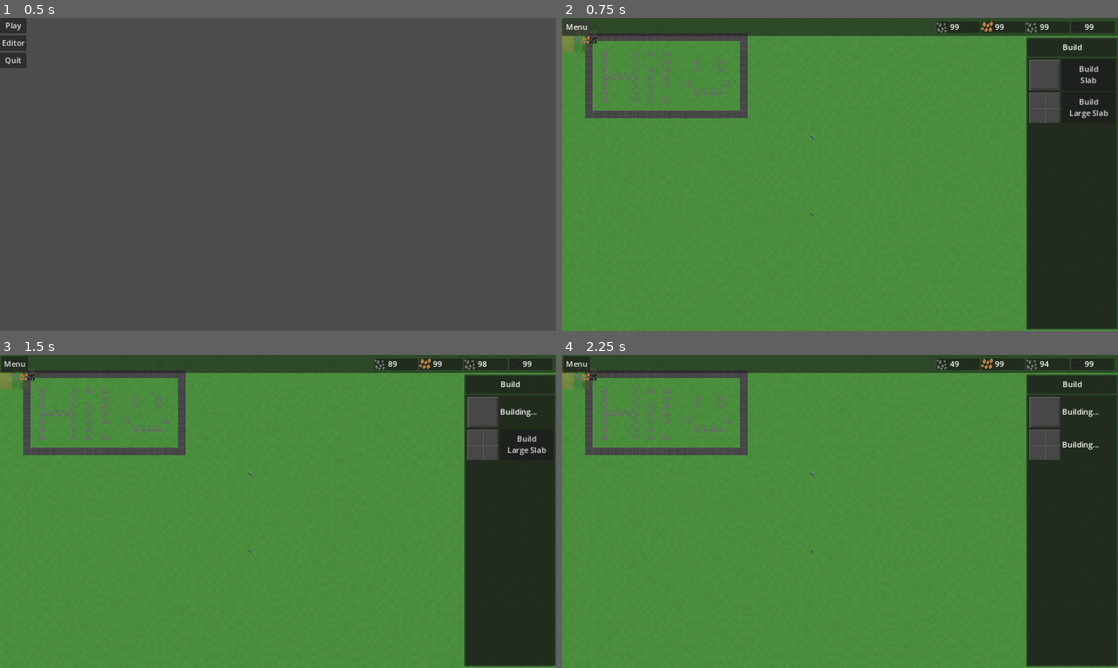
Above: before the commit, frames 1-4 (two rows, left to right).
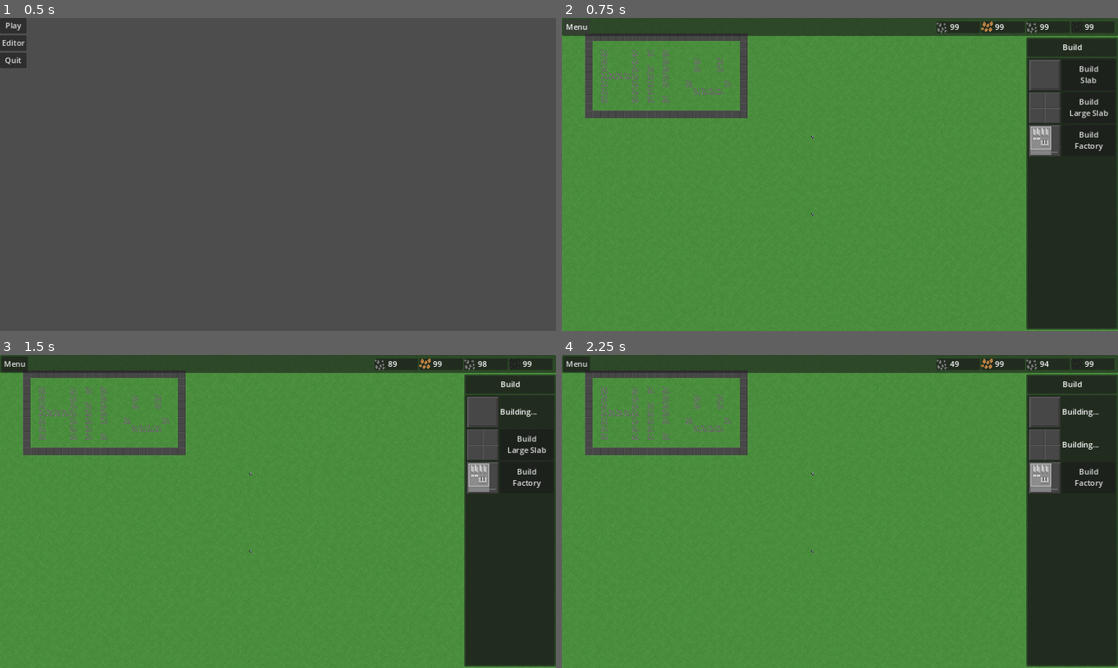
Above: after the commit, the same moments.

Repository: wssuomi/pirate-jam-14
Game: Godot game, scene res://scenes/main_menu.tscn
The game is run twice, just before and just after one commit, with the same random seed, the same clock (stepped at 60 frames per second) and the same inputs.
Inputs:
- Up to frame 1 (0.5 s): no input
- Up to frame 2 (0.75 s): click "Play" at 0.5 s
- Up to frame 3 (1.5 s): click "Build Slab" at 1.25 s
- Up to frame 4 (2.25 s): click "Build Large Slab" at 2 s

Frame 1 is identical in both runs. In frame 2, 0.8% of the frame differs, in the area x 0-98%, y 3-45%; in frame 3, 0.8%; in frame 4, 0.8%.

Commit message:
added factory

Diff:
--- a/scenes/game.tscn
+++ b/scenes/game.tscn
@@ -12,6 +12,10 @@
 [sub_resource type="AtlasTexture" id="AtlasTexture_1to33"]
 atlas = ExtResource("3_ee80l")
 region = Rect2(0, 80, 32, 32)
+
+[sub_resource type="AtlasTexture" id="AtlasTexture_ksces"]
+atlas = ExtResource("3_ee80l")
+region = Rect2(0, 112, 32, 32)
 
 [sub_resource type="AtlasTexture" id="AtlasTexture_trr3j"]
 atlas = ExtResource("3_ee80l")
@@ -61,6 +65,10 @@
 1:5/0 = 0
 1:6/0 = 0
 0:6/0 = 0
+0:7/0 = 0
+1:7/0 = 0
+1:8/0 = 0
+0:8/0 = 0
 
 [sub_resource type="TileSet" id="TileSet_aha5v"]
 sources/0 = SubResource("TileSetAtlasSource_vnpe4")
@@ -196,6 +204,36 @@
 one_shot = true
 
 [node name="Label" type="Label" parent="CanvasLayer/SideBarBuild/BuildOptions/VBoxContainer/LargeSlab"]
+visible = false
+layout_mode = 2
+size_flags_horizontal = 4
+mouse_filter = 1
+text = "Building..."
+
+[node name="Factory" type="HBoxContainer" parent="CanvasLayer/SideBarBuild/BuildOptions/VBoxContainer"]
+layout_mode = 2
+size_flags_horizontal = 0
+size_flags_vertical = 4
+
+[node name="Picture" type="TextureRect" parent="CanvasLayer/SideBarBuild/BuildOptions/VBoxContainer/Factory"]
+texture_filter = 1
+custom_minimum_size = Vector2(64, 64)
+layout_mode = 2
+size_flags_horizontal = 4
+size_flags_vertical = 4
+texture = SubResource("AtlasTexture_ksces")
+
+[node name="Button" type="Button" parent="CanvasLayer/SideBarBuild/BuildOptions/VBoxContainer/Factory"]
+custom_minimum_size = Vector2(110, 0)
+layout_mode = 2
+mouse_filter = 1
+text = "Build
+Factory"
+
+[node name="Timer" type="Timer" parent="CanvasLayer/SideBarBuild/BuildOptions/VBoxContainer/Factory"]
+one_shot = true
+
+[node name="Label" type="Label" parent="CanvasLayer/SideBarBuild/BuildOptions/VBoxContainer/Factory"]
 visible = false
 layout_mode = 2
 size_flags_horizontal = 4
@@ -418,6 +456,7 @@
 layer_3/tile_data = PackedInt32Array()
 
 [node name="PreviewTile" type="TextureRect" parent="."]
+visible = false
 texture_filter = 1
 offset_left = -39.0
 offset_top = 6.0
@@ -442,6 +481,8 @@
 [connection signal="timeout" from="CanvasLayer/SideBarBuild/BuildOptions/VBoxContainer/Slab/Timer" to="." method="_on_slab_timer_timeout"]
 [connection signal="pressed" from="CanvasLayer/SideBarBuild/BuildOptions/VBoxContainer/LargeSlab/Button" to="." method="_on_large_slab_button_pressed"]
 [connection signal="timeout" from="CanvasLayer/SideBarBuild/BuildOptions/VBoxContainer/LargeSlab/Timer" to="." method="_on_large_slab_timer_timeout"]
+[connection signal="pressed" from="CanvasLayer/SideBarBuild/BuildOptions/VBoxContainer/Factory/Button" to="." method="_on_factory_button_pressed"]
+[connection signal="timeout" from="CanvasLayer/SideBarBuild/BuildOptions/VBoxContainer/Factory/Timer" to="." method="_on_factory_timer_timeout"]
 [connection signal="mouse_entered" from="CanvasLayer/SideBarUnitAction" to="." method="_on_mouse_entered_ui"]
 [connection signal="mouse_exited" from="CanvasLayer/SideBarUnitAction" to="." method="_on_mouse_exited_ui"]
 [connection signal="pressed" from="CanvasLayer/SideBarUnitAction/Actions/VBoxContainer/Move" to="." method="_on_move_pressed"]
--- a/scripts/Game.gd
+++ b/scripts/Game.gd
@@ -13,15 +13,15 @@
 @onready var side_bar_build = $CanvasLayer/SideBarBuild
 @onready var side_bar_unit_action = $CanvasLayer/SideBarUnitAction
 @onready var large_slab = $CanvasLayer/SideBarBuild/BuildOptions/VBoxContainer/LargeSlab
+@onready var factory = $CanvasLayer/SideBarBuild/BuildOptions/VBoxContainer/Factory
 
 const GRID_WIDTH = 128
 const GRID_HEIGHT = 128
 const Tile = preload("res://scripts/Tile.gd").Tile
 const INFANTRY = preload("res://scenes/infantry.tscn")
 
-
 enum Modes {Normal, Place, MoveUnit, UnitSelected}
-enum Buildings {None, Slab, LargeSlab}
+enum Buildings {None, Slab, LargeSlab, Factory}
 enum BuildingStates {None, Building, Waiting, Placing}
 enum Units {Infantry}
 
@@ -40,14 +40,17 @@
 var iron = 99
 var mode = 0
 var building = Buildings.None
-var building_tiles: Dictionary = {"slab":Vector2i(0,4),"large_slab":[Vector2i(0,5),Vector2i(1,5),Vector2i(0,6),Vector2i(1,6)]}
+var building_tiles: Dictionary = {"slab":Vector2i(0,4),"large_slab":[Vector2i(0,5),Vector2i(0,6),Vector2i(1,5),Vector2i(1,6)],"factory":[Vector2i(0,7),Vector2i(0,8),Vector2i(1,7),Vector2i(1,8)]}
 var slab_cost: Array[int] = [0,1,10]
 var slab_state: BuildingStates = BuildingStates.None
 var large_slab_state: BuildingStates = BuildingStates.None
+var factory_state: BuildingStates = BuildingStates.None
 var large_slab_cost: Array[int] = [0,4,40]
+var factory_cost: Array[int] = [0,20,10]
 var mouse_on_ui: bool = false
 var selected_unit = null
 var preview_atlas: AtlasTexture = AtlasTexture.new()
+var slab_sprites = [Vector2i(0,4),Vector2i(0,5),Vector2i(0,6),Vector2i(1,5),Vector2i(1,6)]
 
 signal building_placed
 
@@ -159,6 +162,17 @@
 									tiles[required_tiles_positions[n]].building_sprite = building_tiles["large_slab"][n]
 									update_tile(tiles[required_tiles_positions[n]])
 								emit_signal("building_placed")
+							Buildings.Factory:
+								var required_tiles_positions: Array[Vector2i] = [pos, pos + Vector2i(0,1),pos + Vector2i(1,0),pos + Vector2i(1,1)]
+								for p in required_tiles_positions:
+									if not (p.x >= 0 and p.x < GRID_WIDTH and p.y >= 0 and p.y < GRID_HEIGHT):
+										return
+									if not check_tile_able_to_build(tiles[p]):
+										return
+								for n in range(len(required_tiles_positions)):
+									tiles[required_tiles_positions[n]].building_sprite = building_tiles["factory"][n]
+									update_tile(tiles[required_tiles_positions[n]])
+								emit_signal("building_placed")
 							Buildings.None:
 								pass
 		Modes.MoveUnit:
@@ -271,6 +285,9 @@
 		Buildings.LargeSlab:
 			change_mode_to(Modes.Normal)
 			large_slab_state = change_state_to(BuildingStates.None, large_slab)
+		Buildings.Factory:
+			change_mode_to(Modes.Normal)
+			factory_state = change_state_to(BuildingStates.None, factory)
 	building = Buildings.None
 
 func _on_mouse_entered_ui():
@@ -309,6 +326,11 @@
 
 func check_tile_able_to_build_slab(tile: Tile):
 	if tile.building_sprite == Vector2i(-1,-1):
+		return true
+	return false
+
+func check_tile_able_to_build(tile: Tile):
+	if tile.building_sprite in slab_sprites:
 		return true
 	return false
 
@@ -359,3 +381,32 @@
 				#building_tiles["large_slab"][0].y * 16,
 				#32,32)
 			preview_tile.get_child(0).custom_minimum_size = Vector2i(34,34)
+		Buildings.Factory:
+			preview_tile.get_child(0).custom_minimum_size = Vector2i(34,34)
+
+func _on_factory_button_pressed():
+	match factory_state:
+		BuildingStates.None:
+			if check_resources(factory_cost):
+				factory_state = change_state_to(BuildingStates.Building, factory)
+				copper -= factory_cost[0]
+				iron -= factory_cost[1]
+				stone -= factory_cost[2]
+				update_labels()
+			else:
+				print("not enough resources")
+		BuildingStates.Waiting:
+			if building != Buildings.None:
+				return
+			factory_state = change_state_to(BuildingStates.Placing, factory)
+			building = Buildings.Factory
+			update_preview_tile()
+		BuildingStates.Placing:
+			if building != Buildings.Factory:
+				return
+			factory_state =  change_state_to(BuildingStates.Waiting, factory)
+			change_mode_to(Modes.Normal)
+			building = Buildings.None
+
+func _on_factory_timer_timeout():
+	factory_state = change_state_to(BuildingStates.Waiting, factory)
Binary file changed: assets/map_tiles.png
Not shown, added: export_presets.cfg
Not shown: 1 places in scenes/game.tscn that only renumber resources
